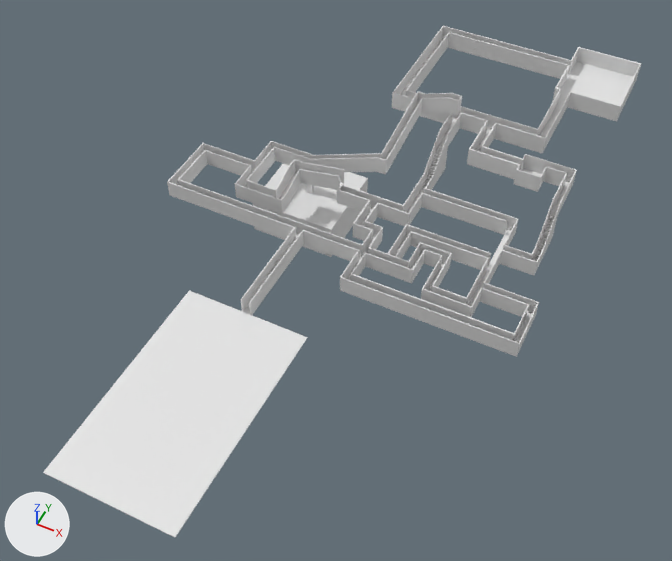
An edit to the Blender file Blender/HorrorHouse.blend, drawn before and after from the same camera.
Rendered twice from a 50 mm camera at (95.0, -103.0, 195.0) aimed at (13.0, 60.0, -8.0). The lights are fixed; the arrows at lower left show +X, +Y and +Z.

Objects in the first picture: 'HorrorHouse'.
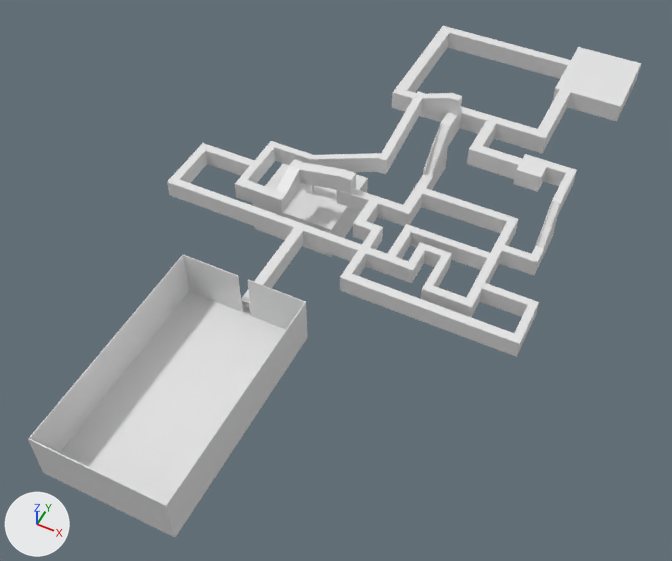
Pixel boxes [x1, y1, x2, y2] of what changed, in the pictures (672 x 561 px):
'HorrorHouse', reshaped: before [43, 26, 641, 537]; after [28, 26, 641, 537]
part 1 of me_cube, built on: before [444, 133, 447, 143]; after [28, 26, 641, 537]

The edits, one by one:
me_cube is used by ob_horrorhouse; location (0.2, 0.0, 0.0); scale (18.5, 32.0, 0.0981).
me_cube had 9084 vertices, 9082 faces and spanned x -2.0..4.0, y -1.0..5.0, z -222.0..228.0.
me_cube now has 10234 vertices, 10218 faces and spans x -2.0..4.0, y -1.0..5.0, z -222.0..228.0.
me_cube part 1: 2 vertices moved within x 1.0, y 3.0, z 144.0; 2 vertices removed from x 1.0, y 3.0, z 143.0; 1152 vertices added at x -2.0..4.0, y -1.0..5.0, z -1.0..228.0.
